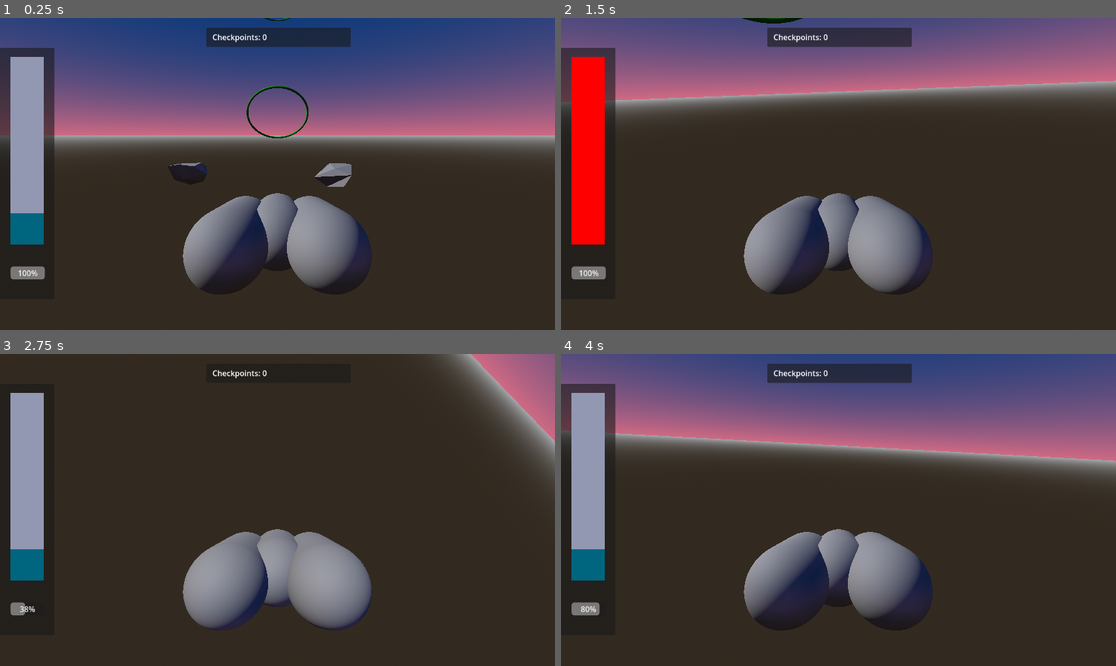
Above: before the commit, frames 1-4 (two rows, left to right).
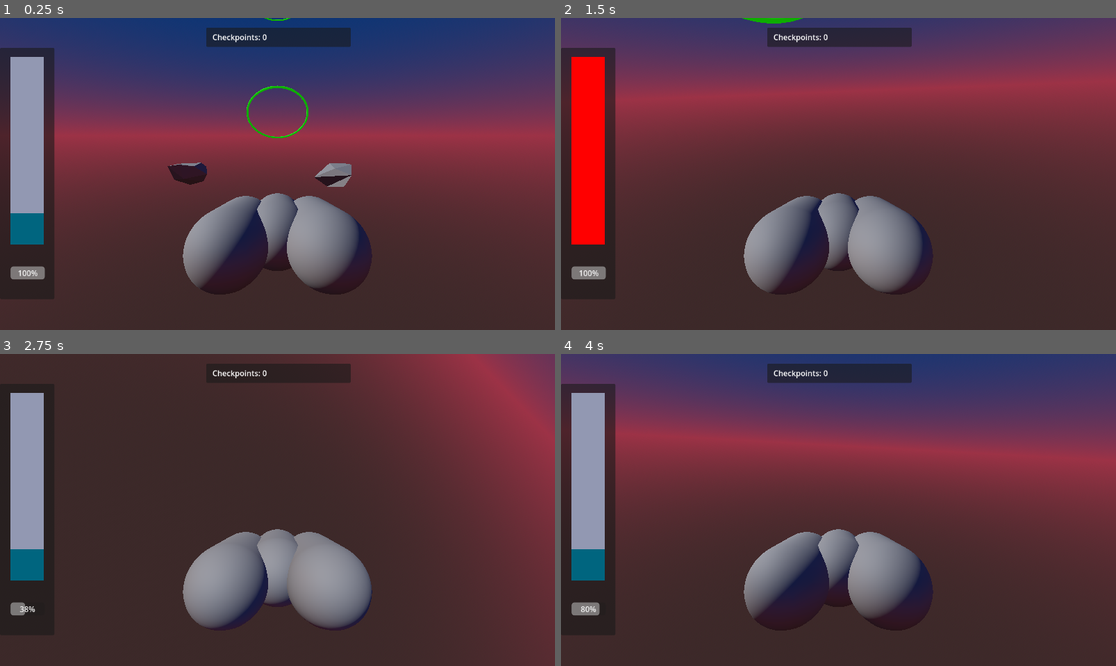
Above: after the commit, the same moments.

Repository: FelixFifi/GodotSpace
Game: Godot game, scene res://main.tscn
Same seed, same stepped clock (60 frames per second), same inputs: the game is played once before the commit and once after it.
Inputs:
- Up to frame 1 (0.25 s): no input
- Up to frame 2 (1.5 s): hold E (yaw_right) 0.53-1.28 s; hold Space (boost) 0.53-1.28 s; hold W (pitch_down) from 1.28 s (still down); tap D (roll_clockwise) at 1.35 s
- Up to frame 3 (2.75 s): release W (pitch_down) at 2.03 s; hold E (yaw_right) from 2.03 s (still down); hold A (roll_counter_clockwise) from 2.03 s (still down)
- Up to frame 4 (4 s): release E (yaw_right) at 2.78 s; release A (roll_counter_clockwise) at 2.78 s; hold S (pitch_up) 2.78-3.53 s; tap Space (boost) at 2.85 s; hold Q (yaw_left) from 3.53 s (still down); hold D (roll_clockwise) from 3.53 s (still down)

The runs differ from the first frame. In frame 1, 43% of the frame differs, in the area x 0-100%, y 0-82%; in frame 2, 47%, in the area x 0-100%, y 0-67%; in frame 3, 26%; in frame 4, 47%.

Commit message:
Color changes to checkpoints and sky

Diff:
--- a/race_checkpoint.tscn
+++ b/race_checkpoint.tscn
@@ -2,6 +2,8 @@
 
 [sub_resource type="StandardMaterial3D" id="StandardMaterial3D_6te32"]
 albedo_color = Color(0.0588235, 0.670588, 0, 1)
+emission_enabled = true
+emission = Color(0.0588235, 0.670588, 0, 1)
 
 [sub_resource type="TorusMesh" id="TorusMesh_5ll7d"]
 material = SubResource("StandardMaterial3D_6te32")
--- a/ship.tscn
+++ b/ship.tscn
@@ -9,7 +9,11 @@
 
 [sub_resource type="ProceduralSkyMaterial" id="ProceduralSkyMaterial_r7alb"]
 sky_top_color = Color(0.00784314, 0.211765, 0.47451, 1)
-sky_horizon_color = Color(0.811765, 0.411765, 0.513726, 1)
+sky_horizon_color = Color(0.611765, 0.2, 0.27451, 1)
+sky_curve = 0.15529
+ground_bottom_color = Color(0.235294, 0.164706, 0.164706, 1)
+ground_horizon_color = Color(0.611765, 0.2, 0.27451, 1)
+ground_curve = 0.149286
 
 [sub_resource type="Sky" id="Sky_5s5mf"]
 sky_material = SubResource("ProceduralSkyMaterial_r7alb")
